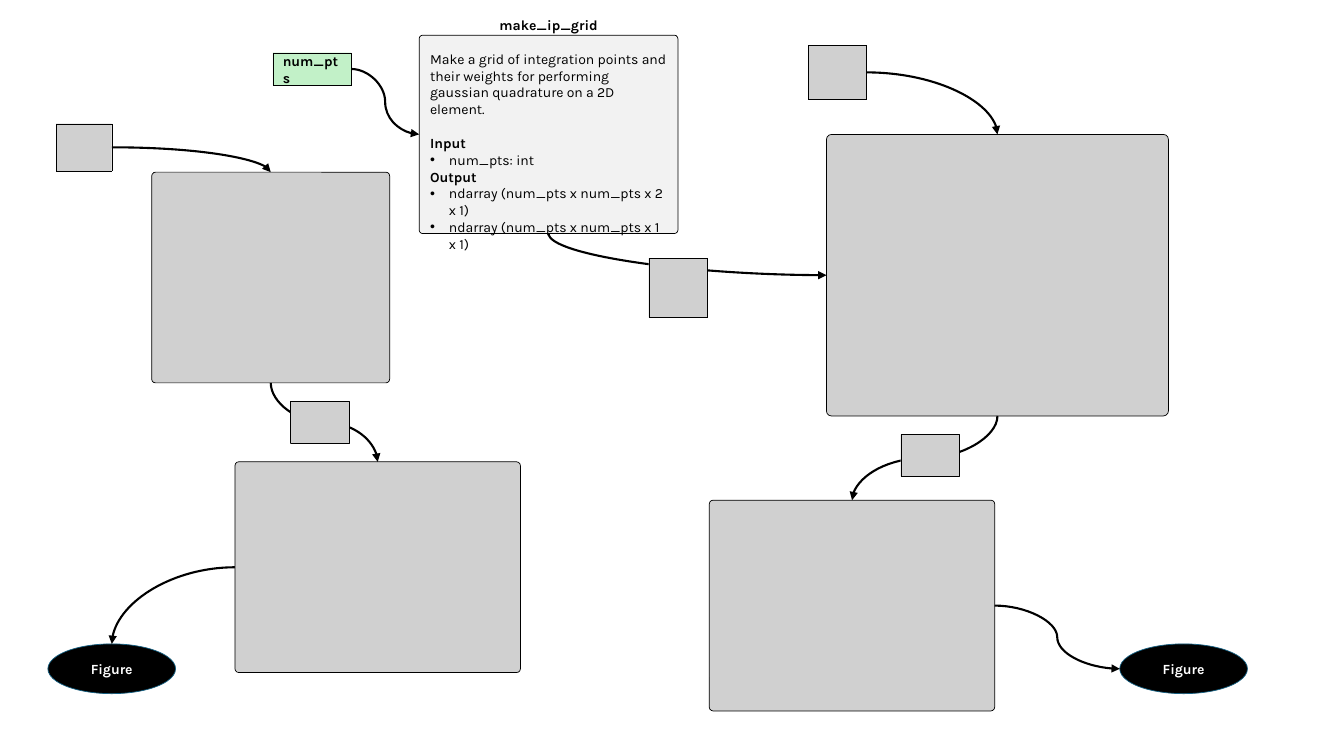
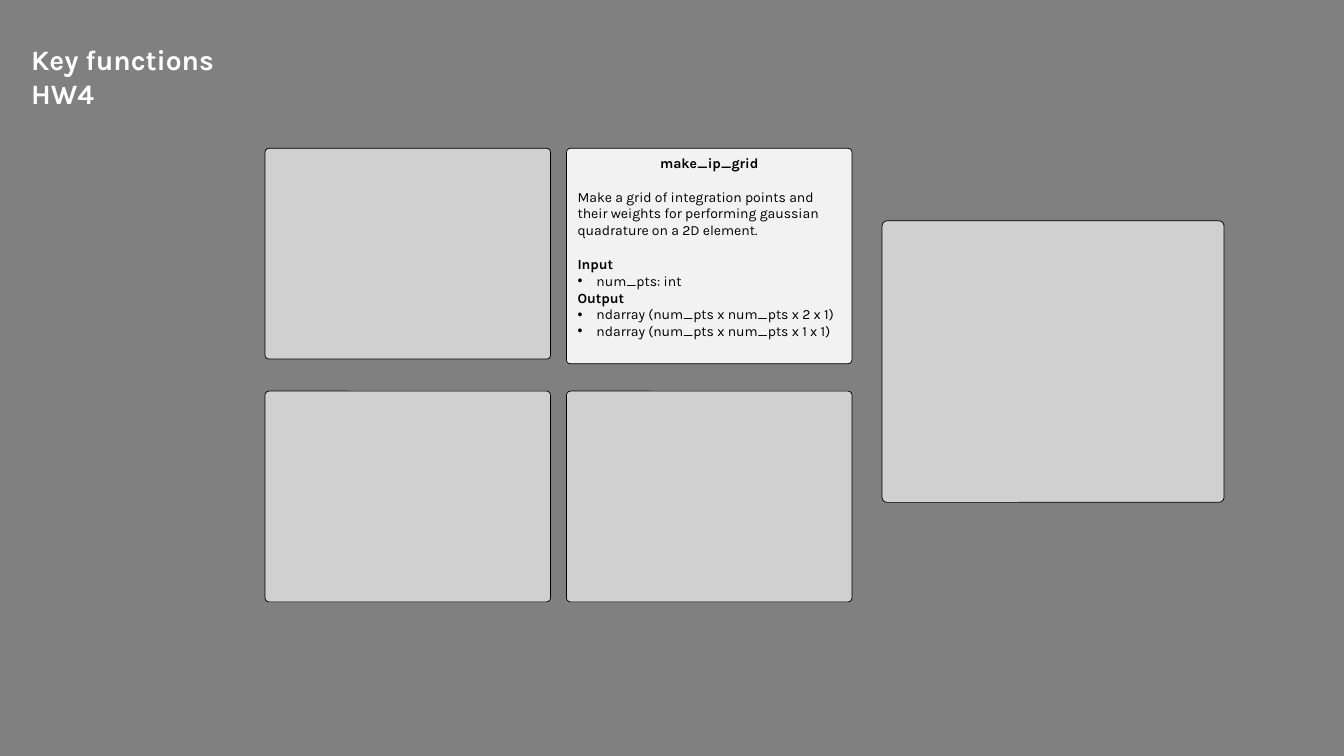
Before and after one commit to mnolaya/theory-of-fea, a slide deck: slide 9 of homeworks/hw_flowcharts.pptx. Drawn at 1344x756 pixels with LibreOffice and Linux fonts; fonts in the diff are those of the drawing; grey boxes stand for pictures. Boxes give left, top, right and bottom in pixels: in the first picture for what was removed or moved away, otherwise in the second. Text is boxed around its words. In the diff, an @@ line names an element or a change of style, - is before the commit and + after.

```diff
--- a/homeworks/hw_flowcharts.pptx
+++ b/homeworks/hw_flowcharts.pptx
@@ background #FFFFFF to #808080 @@
@@ text added at [31, 50, 214, 104], 20 pt, text #FFFFFF, bold @@
+Key functions
+HW4
@@ rectangle removed at [273, 52, 352, 85] @@
-num_pts
@@ picture removed at [809, 45, 867, 99] @@
@@ curved arrow removed from (351, 69) to (419, 134) @@
@@ curved arrow removed from (867, 73) to (998, 134) @@
@@ picture removed at [56, 124, 112, 171] @@
@@ curved arrow removed from (112, 147) to (271, 172) @@
@@ picture added at [265, 148, 551, 359] @@
@@ rounded rectangle "make_ip_grid": place and size @@
-rounded rectangle "make_ip_grid" at [419, 35, 679, 234]
+rounded rectangle "make_ip_grid" at [567, 148, 852, 364]
@@ rounded rectangle "make_ip_grid" at [567, 148, 852, 364]: vertical alignment middle to top @@
@@ picture removed at [827, 134, 1169, 415] @@
@@ picture removed at [152, 172, 390, 383] @@
@@ curved arrow removed from (548, 234) to (827, 275) @@
@@ picture added at [882, 221, 1224, 502] @@
@@ picture removed at [649, 258, 708, 318] @@
@@ curved arrow removed from (271, 383) to (378, 462) @@
@@ picture added at [265, 391, 551, 602] @@
@@ picture removed at [290, 401, 349, 443] @@
@@ picture added at [567, 391, 852, 602] @@
@@ curved arrow removed from (998, 416) to (852, 500) @@
@@ picture removed at [901, 435, 960, 476] @@
@@ picture removed at [235, 462, 520, 673] @@
@@ picture removed at [710, 500, 995, 711] @@
@@ curved arrow removed from (235, 568) to (112, 644) @@
@@ curved arrow removed from (995, 606) to (1120, 669) @@
@@ ellipse removed at [48, 644, 176, 694] @@
-Figure
@@ ellipse removed at [1120, 644, 1248, 694] @@
-Figure
```
Also in this commit, not shown: 1 slide added, 6 other files.
